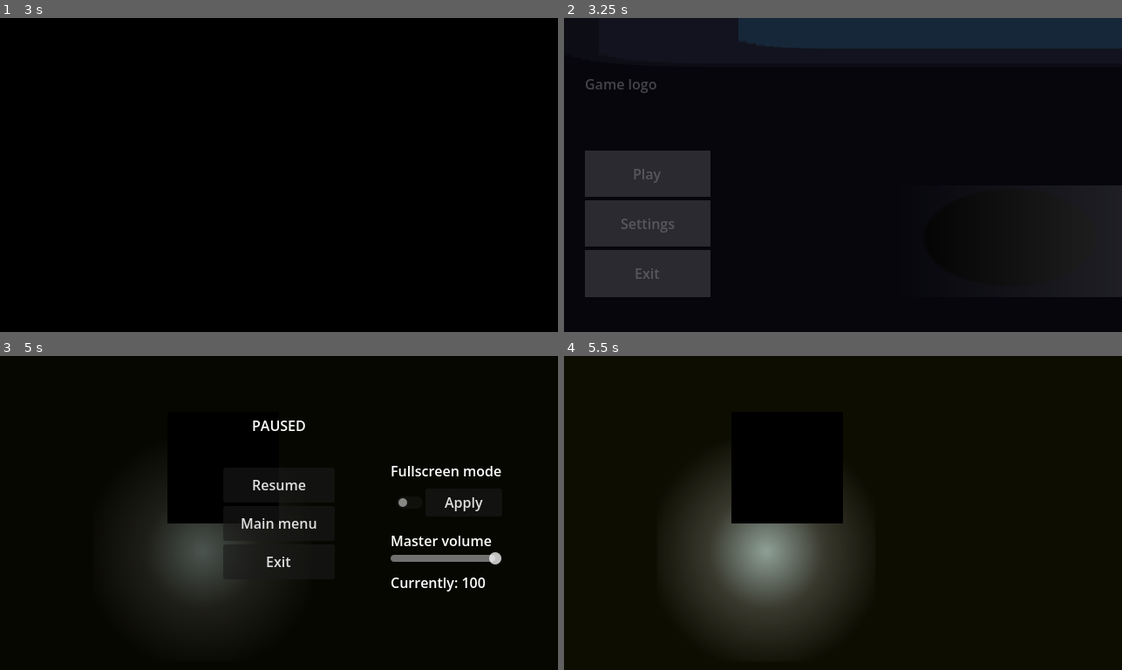
Above: before the commit, frames 1-4 (two rows, left to right).
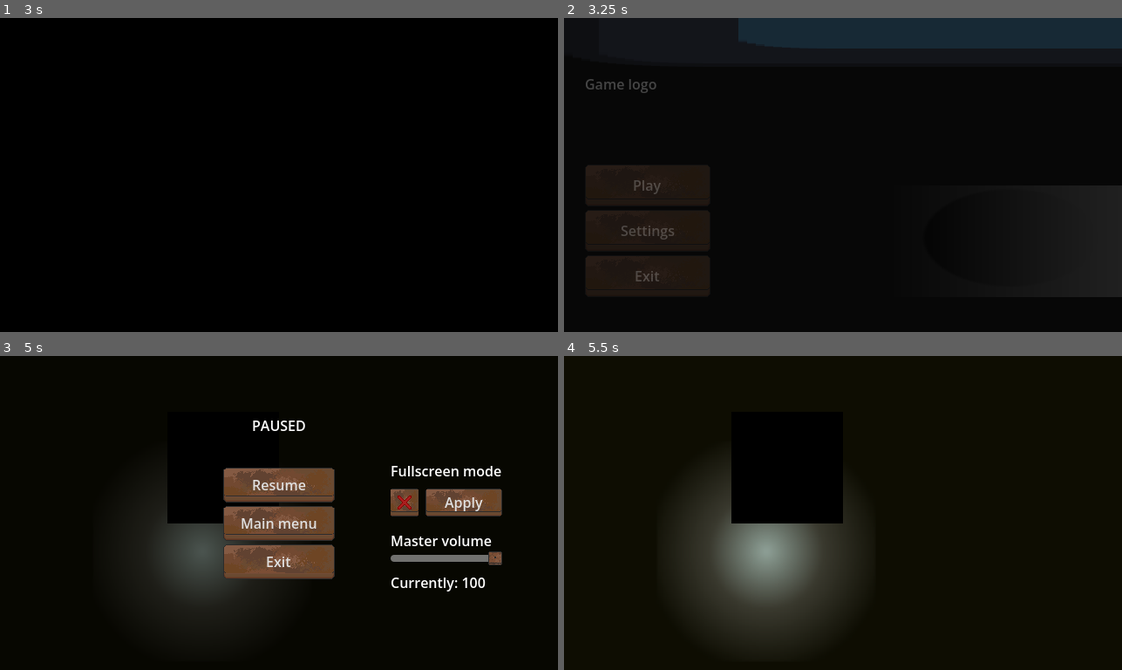
Above: after the commit, the same moments.

Repository: NightInsX/StinkyBonesTests
Game: Godot game, scene res://scenes/introsplash.tscn
Same seed, same stepped clock (60 frames per second), same inputs: the game is played once before the commit and once after it. The engine's default icon, where the game draws it, is replaced by a stand-in: a white triangle on a blue panel in a dark square.
Inputs (mouse positions are in pixels of both pictures, inside the frame that each line leads up to):
- Up to frame 1 (3 s): tap Enter at 0.5, 2 s; move the mouse to (401, 159) at 0.52 s; click (401, 159) at 0.67 s; tap Space at 1.25, 2.75 s; move the mouse to (167, 190) at 1.27 s; click (167, 190) at 1.42 s; move the mouse to (334, 105) at 2.02 s; click (334, 105) at 2.17 s; move the mouse to (251, 237) at 2.77 s; click (251, 237) at 2.92 s
- Up to frame 2 (3.25 s): no input
- Up to frame 3 (5 s): click "Play" at 3.5 s; tap Enter at 4.25 s; move the mouse to (446, 560) at 4.27 s; click (446, 560) at 4.42 s; tap Escape (ui_cancel) at 4.9 s
- Up to frame 4 (5.5 s): click "Resume" at 5 s

Frame 1 is identical in both runs. In frame 2, 10% of the frame differs, in the area x 3-27%, y 42-89%; in frame 3, 7.9%; in frame 4, nothing differs.

Commit message:
Novo deseño de menú, bug do volume arranxado, novo sistema de música

Diff:
--- a/graphics/themes/menutheme.tres
+++ b/graphics/themes/menutheme.tres
@@ -1,7 +1,30 @@
 [gd_resource type="Theme" format=3 uid="uid://d27b4w6eanc0f"]
 
-[sub_resource type="StyleBoxFlat" id="StyleBoxFlat_8lupt"]
+[ext_resource type="Texture2D" uid="uid://bj5u5o30ejx7d" path="res://graphics/resources/wooden_button1.png" id="1_jeqjc"]
+[ext_resource type="Texture2D" uid="uid://bx4u2gyhktdp2" path="res://graphics/resources/wooden_button2.png" id="2_slbfi"]
+[ext_resource type="Texture2D" uid="uid://bvh0ljjjemu5n" path="res://graphics/resources/checkbutton2.png" id="3_ahchu"]
+[ext_resource type="Texture2D" uid="uid://5m3u4n2v32am" path="res://graphics/resources/checkbutton1.png" id="4_xn6hp"]
+[ext_resource type="Texture2D" uid="uid://cjs23mh36ofn4" path="res://graphics/resources/wooden_slider1.png" id="5_yj64y"]
+
+[sub_resource type="StyleBoxTexture" id="StyleBoxTexture_a3dfe"]
+texture = ExtResource("1_jeqjc")
+
+[sub_resource type="StyleBoxTexture" id="StyleBoxTexture_kqlh1"]
+texture = ExtResource("1_jeqjc")
+
+[sub_resource type="StyleBoxTexture" id="StyleBoxTexture_hqobg"]
+texture = ExtResource("1_jeqjc")
+
+[sub_resource type="StyleBoxTexture" id="StyleBoxTexture_j2xqb"]
+texture = ExtResource("2_slbfi")
 
 [resource]
 Button/font_sizes/font_size = 16
-Button/styles/normal = SubResource("StyleBoxFlat_8lupt")
+Button/styles/focus = SubResource("StyleBoxTexture_a3dfe")
+Button/styles/hover = SubResource("StyleBoxTexture_kqlh1")
+Button/styles/normal = SubResource("StyleBoxTexture_hqobg")
+Button/styles/pressed = SubResource("StyleBoxTexture_j2xqb")
+CheckButton/icons/checked = ExtResource("3_ahchu")
+CheckButton/icons/unchecked = ExtResource("4_xn6hp")
+HSlider/icons/grabber = ExtResource("5_yj64y")
+HSlider/icons/grabber_highlight = ExtResource("5_yj64y")
--- a/project.godot
+++ b/project.godot
@@ -19,6 +19,7 @@
 
 Global="*uid://bh8wy8wbnyie"
 PauseScr="*uid://dg4y1bo46m11g"
+MusicCtrl="*uid://p7ap0r0s2r1f"
 
 [display]
 
--- a/scenes/MainMenu.tscn
+++ b/scenes/MainMenu.tscn
@@ -191,14 +191,14 @@
 grow_horizontal = 2
 grow_vertical = 2
 mouse_filter = 2
-color = Color(0.09803922, 0.09019608, 0.19607843, 1)
+color = Color(0.12, 0.12, 0.12, 1)
 
 [node name="Panel" type="Panel" parent="bg" unique_id=1489419077]
 z_index = -1
 layout_mode = 0
 offset_left = 416.0
 offset_top = 192.0
-offset_right = 1439.9883
+offset_right = 1440.0
 offset_bottom = 320.0
 theme_override_styles/panel = SubResource("StyleBoxTexture_wwruc")
 
@@ -210,12 +210,11 @@
 anchors_preset = 0
 offset_right = 640.0
 offset_bottom = 360.0
-metadata/_edit_group_ = true
 
 [node name="VBoxContainer" type="VBoxContainer" parent="TitleScreen" unique_id=1715265684]
 layout_mode = 0
 offset_left = 24.0
-offset_top = 152.0
+offset_top = 168.0
 offset_right = 168.0
 offset_bottom = 320.0
 metadata/_edit_group_ = true
--- /dev/null
+++ b/scenes/music_ctrl.tscn
@@ -0,0 +1,9 @@
+[gd_scene format=3 uid="uid://p7ap0r0s2r1f"]
+
+[ext_resource type="Script" uid="uid://n5k4y5nh1f2h" path="res://scripts/music_ctrl.gd" id="1_q5iyn"]
+
+[node name="MusicCtrl" type="CanvasLayer" unique_id=1175251236]
+visible = false
+script = ExtResource("1_q5iyn")
+
+[node name="AudioStreamPlayer" type="AudioStreamPlayer" parent="." unique_id=792166390]
--- a/scenes/pause_scr.tscn
+++ b/scenes/pause_scr.tscn
@@ -1,6 +1,7 @@
 [gd_scene format=3 uid="uid://dg4y1bo46m11g"]
 
 [ext_resource type="Script" uid="uid://4w54h8r10rc2" path="res://scripts/pause_scr.gd" id="1_dvh6y"]
+[ext_resource type="Theme" uid="uid://d27b4w6eanc0f" path="res://graphics/themes/menutheme.tres" id="2_fnrm8"]
 
 [node name="PauseScr" type="CanvasLayer" unique_id=241173845]
 script = ExtResource("1_dvh6y")
@@ -13,6 +14,7 @@
 grow_horizontal = 2
 grow_vertical = 2
 mouse_filter = 2
+theme = ExtResource("2_fnrm8")
 color = Color(0, 0, 0, 0.47058824)
 
 [node name="Label" type="Label" parent="ColorRect" unique_id=1366786521]
@@ -78,7 +80,7 @@
 layout_mode = 0
 offset_left = 448.0
 offset_top = 152.0
-offset_right = 492.0
+offset_right = 480.0
 offset_bottom = 184.0
 
 [node name="Button" type="Button" parent="ColorRect" unique_id=1016830786]
--- a/scripts/global.gd
+++ b/scripts/global.gd
@@ -13,7 +13,9 @@
 		PauseScr.pause_game()
 
 func swap_screen_resolution(resolution):
-	if resolution: DisplayServer.window_set_mode(DisplayServer.WINDOW_MODE_FULLSCREEN)
+	fullscreen = resolution
+	if resolution:
+		DisplayServer.window_set_mode(DisplayServer.WINDOW_MODE_FULLSCREEN)
 	else:
 		DisplayServer.window_set_mode(DisplayServer.WINDOW_MODE_WINDOWED)
 		DisplayServer.window_set_size(Vector2i(640,360))
--- a/scripts/main_menu.gd
+++ b/scripts/main_menu.gd
@@ -4,6 +4,7 @@
 func _ready():
 	$Settings/HSlider.value = Global.master_volume
 	$Settings/CheckButton.button_pressed = Global.fullscreen
+	$Settings/volume.text = "Currently: " + str(Global.master_volume)
 
 func _on_play_pressed() -> void:
 	get_tree().change_scene_to_file("res://scenes/overworld_testing_room.tscn")
@@ -36,4 +37,3 @@
 	$AudioStreamPlayer.volume_db = (-value+100)/2
 	if value == 0: $AudioStreamPlayer.volume_db = -1000
 	$Settings/volume.text = "Currently: " + str(int(value))
-	print("Inserir cambio de volume: pendente da música")
--- /dev/null
+++ b/scripts/music_ctrl.gd
@@ -0,0 +1,18 @@
+extends CanvasLayer
+
+var current_node : AudioStreamPlayer
+
+func _ready():
+	current_node = $AudioStreamPlayer
+	print("Music node has been initialised")
+
+func set_music_volume(value:int):
+	Global.master_volume = value
+	current_node.volume_db = (-value+100)/2
+	if value == 0: current_node.volume_db = -1000
+
+func pause():
+	current_node.stream_paused = true
+
+func restart():
+	current_node.stream_paused = true
--- a/scripts/pause_scr.gd
+++ b/scripts/pause_scr.gd
@@ -6,20 +6,25 @@
 func _ready() -> void:
 	hide()
 
+
 func pause_game():
-	# Stop music
+	MusicCtrl.pause()
+	sure_to_exit = 0
 	$ColorRect/Label2.hide()
 	show()
 	$ColorRect/HSlider.value = Global.master_volume
 	$ColorRect/CheckButton.button_pressed = Global.fullscreen
+	$ColorRect/volume.text = "Currently: " + str(Global.master_volume)
 
 
 func _on_resume_pressed() -> void:
+	MusicCtrl.restart()
 	sure_to_exit = 0
 	hide()
 
 func _on_menu_pressed() -> void:
 	if sure_to_exit == -1:
+		MusicCtrl.restart()
 		Global.overworld = false
 		get_tree().change_scene_to_file("res://scenes/MainMenu.tscn")
 		hide()
@@ -34,18 +39,11 @@
 		sure_to_exit = 1
 		$ColorRect/Label2.show()
 
-#func _input(event):
-#	if event is InputEventMouseButton and sure_to_exit != 0:
-#		sure_to_exit = 0
-#		$ColorRect/Label2.hide()
-
-
 func _on_h_slider_value_changed(value: float) -> void:
 	Global.master_volume = value # Estoupa co 0 por algun motivo
-	#$AudioStreamPlayer.volume_db = (-value+100)/2 ###### Awaiting music controller
-	if value == 0: $AudioStreamPlayer.volume_db = -1000
+	MusicCtrl.set_music_volume(value)
+	if value == 0: MusicCtrl.set_music_volume(-1000)
 	$ColorRect/volume.text = "Currently: " + str(int(value))
-	print("Inserir cambio de volume: pendente da música")
 
 
 func _on_button_pressed() -> void:
Binary file added: graphics/resources/checkbutton1.png
Not shown, added: graphics/resources/checkbutton1.png.import
Binary file added: graphics/resources/checkbutton2.png
Not shown, added: graphics/resources/checkbutton2.png.import
Binary file added: graphics/resources/slider_bg.png
Not shown, added: graphics/resources/slider_bg.png.import
Binary file added: graphics/resources/wooden_button1.png
Not shown, added: graphics/resources/wooden_button1.png.import
Binary file added: graphics/resources/wooden_button2.png
Not shown, added: graphics/resources/wooden_button2.png.import
Binary file added: graphics/resources/wooden_slider1.png
Not shown, added: graphics/resources/wooden_slider1.png.import
(and 1 more such lines)
